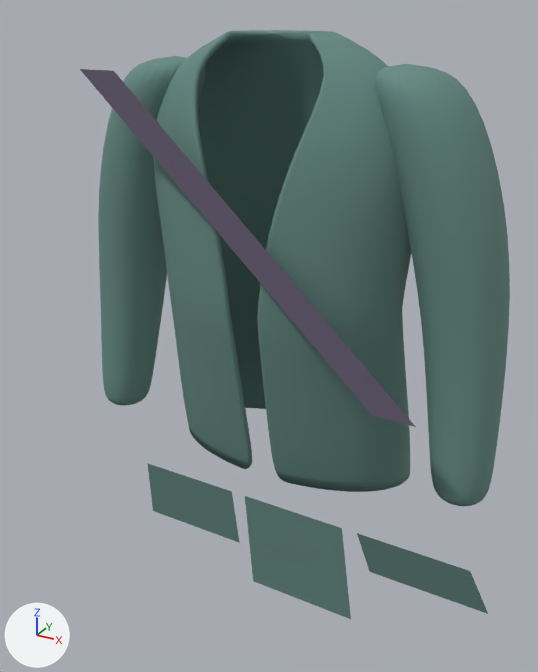
The glTF model assets/models/looks/teen_party.glb, before and after one commit.
One viewpoint serves both versions: a camera (50 mm lens) standing at (0.37, -0.696, 1.256) and looking at (-0.006, -0.012, 0.914). Every picture has the same lights, and +X, +Y and +Z are marked at lower left. The first picture is the older version. Vertices at exactly the same position are counted once.

In view in the first picture: 'Outfit_Party_Hem', 'Outfit_Party_Hem.001', 'Outfit_Party_Hem.002', 'Outfit_Party_Sash', 'Outfit_Party_Sleeve', 'Outfit_Party_Sleeve.001', 'Outfit_Party_Wrap'.
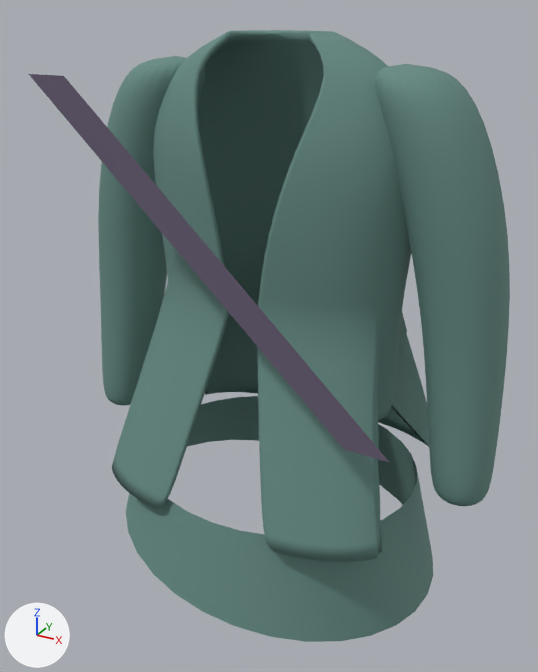
What differs and where, as boxes (x1, y1, x2, y2) in the pictures (538 x 672 px; the box of a moved part takes in the faces that stretch with it):
'Outfit_Party_Wrap', reshaped (23% wider, 15% taller): before (153, 30, 411, 492); after (112, 30, 429, 562)
'Outfit_Party_Hem', reshaped (228% wider, 205% taller): before (147, 463, 240, 543); after (126, 396, 433, 642)
'Outfit_Party_Sash', moved: before (80, 69, 416, 427); after (29, 74, 389, 462)
'Outfit_Party_Hem.001', deleted (cyan): before (245, 496, 351, 619)
'Outfit_Party_Hem.002', deleted (cyan): before (357, 533, 488, 614)
part 3 of me_outfit_party_wrap, moved or reshaped: before (168, 265, 410, 492); after (112, 265, 429, 562)

Edits to the bpy script that builds the scene:
```text
Change me_outfit_party_hem:
    used by ob_outfit_party_hem; location = (0.0, 0.0, 0.0)
    remove me_outfit_party_hem.from_pydata(...)  # 48 vertices, 70 faces; spans x -0.1509..-0.0175, y -0.0814..-0.064, z 0.6529..0.7403
    add me_outfit_party_hem.from_pydata(...)  # 256 vertices, 448 faces; spans x -0.2027..0.2027, y -0.1747..0.1747, z 0.618..0.749
    me_outfit_party_hem part 1: 48 vertices removed from x -0.1509..-0.0175, y -0.0814..-0.064, z 0.6529..0.7403; 256 vertices added at x -0.2027..0.2027, y -0.1747..0.1747, z 0.618..0.749
Change me_outfit_party_sash:
    used by ob_outfit_party_sash; location = (0.0, 0.0, 0.0)
    remove me_outfit_party_sash.from_pydata(...)  # 80 vertices, 120 faces; spans x -0.179..0.196, y -0.092, z 0.893..1.2
    add me_outfit_party_sash.from_pydata(...)  # 80 vertices, 120 faces; spans x -0.179..0.196, y -0.161, z 0.893..1.2
    me_outfit_party_sash part 2: the whole mesh is moved by (0.0, -0.069, 0.0)
Change me_outfit_party_wrap:
    used by ob_outfit_party_wrap; location = (0.0, 0.0, 0.0)
    remove me_outfit_party_wrap.from_pydata(...)  # 9650 vertices, 19296 faces; spans x -0.154..0.154, y -0.081..0.124, z 0.74..1.235
    add me_outfit_party_wrap.from_pydata(...)  # 9650 vertices, 19296 faces; spans x -0.176..0.176, y -0.151..0.156, z 0.74..1.235
    me_outfit_party_wrap part 3: 3088 of 9650 vertices moved; they spanned x -0.154..0.154, y -0.074..0.124, z 0.74..0.927 and now span x -0.176..0.176, y -0.151..0.156, z 0.74..0.944; mean shift (0.0, -0.026, 0.018); largest move (0.03, -0.035, 0.74) -> (0.077, -0.151, 0.74)
Remove ob_outfit_party_hem_001:
    ob_outfit_party_hem_001 = bpy.data.objects.new('Outfit_Party_Hem.001', me_outfit_party_hem_001)
    ob_outfit_party_hem_001.location = (0.0, 0.0, 0.0)
Remove ob_outfit_party_hem_002:
    ob_outfit_party_hem_002 = bpy.data.objects.new('Outfit_Party_Hem.002', me_outfit_party_hem_002)
    ob_outfit_party_hem_002.location = (0.0, 0.0, 0.0)
```
